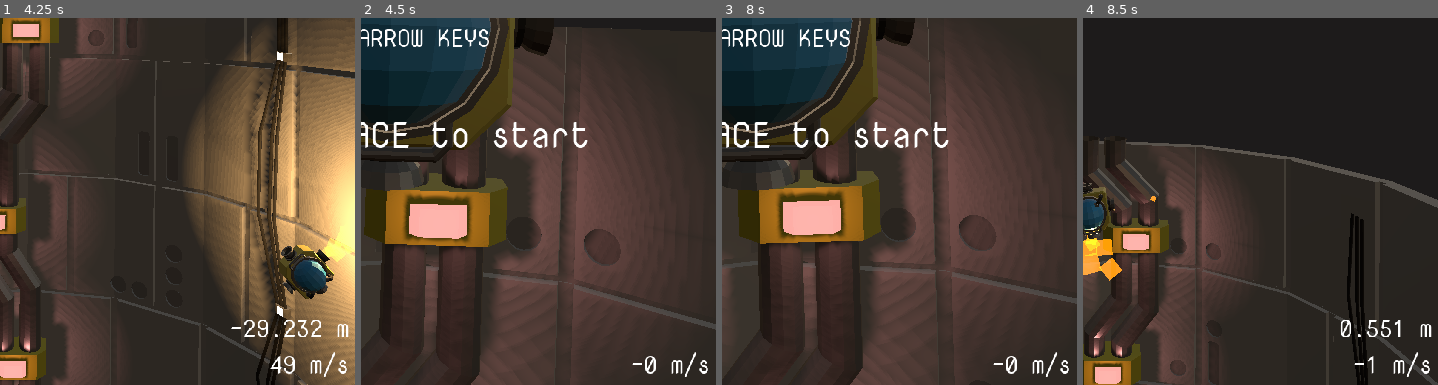
Above: before the commit, frames 1-4 (left to right).
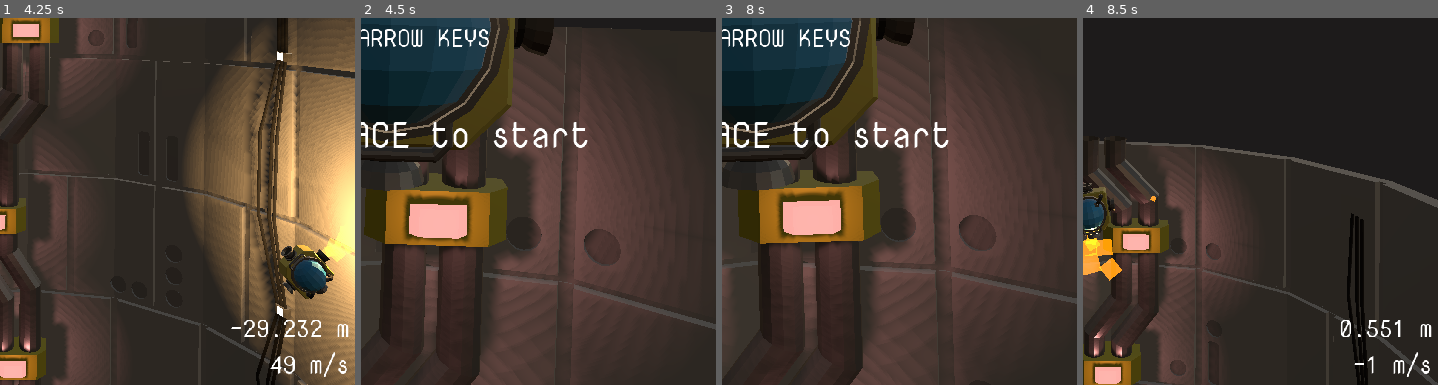
Above: after the commit, the same moments.

Repository: marksteve/SudoXE
Game: Godot game, scene res://Main.tscn
Two runs of this game, one before a commit and one after it. Both use one fixed random seed, a clock stepped at 60 frames per second and the inputs below.
Inputs:
- Up to frame 1 (4.25 s): tap Space at 0.5, 2.75 s; hold Right (ui_right) 0.53-1.28 s; hold Enter (ui_accept) 0.53-1.28 s; hold Down (ui_down) 1.28-2.03 s; tap Enter (ui_accept) at 1.35, 1.52, 1.82, 2.85, 3.02, 3.32 s; hold Right (ui_right) 2.03-2.78 s; hold Enter (ui_accept) 2.03-2.78 s; hold Up (ui_up) 2.78-3.53 s; hold Left (ui_left) from 3.53 s (still down); hold Enter (ui_accept) from 3.53 s (still down)
- Up to frame 2 (4.5 s): keep holding Left (ui_left); release Enter (ui_accept) at 4.28 s; tap Enter (ui_accept) at 4.35 s
- Up to frame 3 (8 s): tap Enter (ui_accept) at 4.52, 4.82, 5.85, 6.02, 6.32, 7.35, 7.52, 7.82 s; release Left (ui_left) at 5.03 s; hold Down (ui_down) 5.03-5.78 s; hold Enter (ui_accept) 5.03-5.78 s; tap Space at 5.75 s; hold Right (ui_right) 5.78-6.53 s; hold Up (ui_up) 6.53-7.28 s; hold Enter (ui_accept) 6.53-7.28 s; hold Right (ui_right) from 7.28 s (still down)
- Up to frame 4 (8.5 s): tap Space at 8 s; release Right (ui_right) at 8.03 s; hold Down (ui_down) from 8.03 s (still down); hold Enter (ui_accept) from 8.03 s (still down)
The pictures show only the part of the screen within x 46-96%, y 45-95%; the shares and areas given below are measured in that part.

Frame 1 is identical in both runs. In frame 2, 0.3% of the frame differs, in the area x 76-98%, y 91-98%; in frame 3, 0.3%; in frame 4, nothing differs.

Commit message:
Hide velocity label when not in game

Diff:
--- a/UI.gd
+++ b/UI.gd
@@ -17,6 +17,7 @@
 	title_screen.visible = screen == "title"
 	game_over.visible = screen == "game_over"
 	hud_depth.visible = screen == "game"
+	hud_velocity.visible = screen == "game"
 
 func _ready():
 	randomize()
